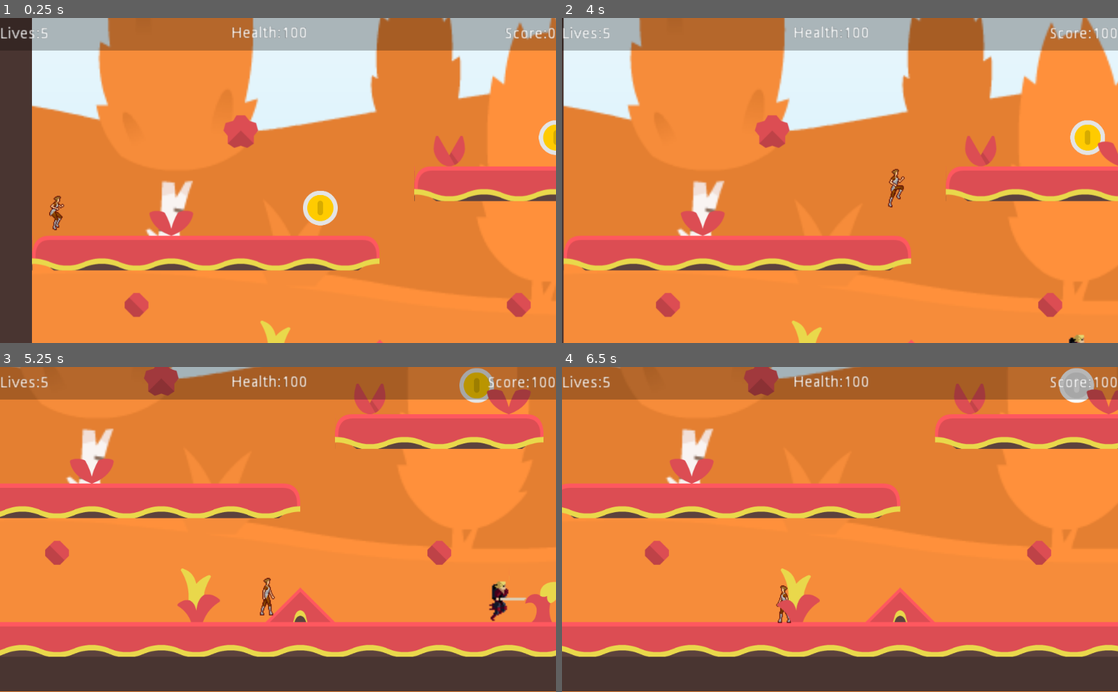
Above: before the commit, frames 1-4 (two rows, left to right).
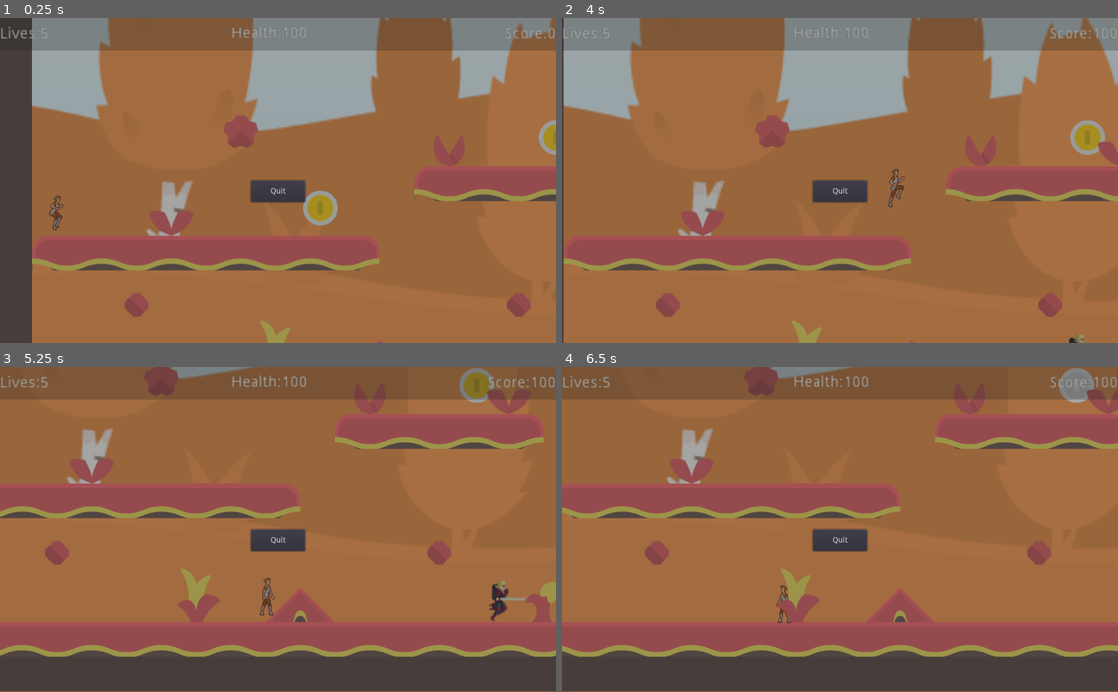
Above: after the commit, the same moments.

Repository: shinanhuang/04-2D-Platformer
Game: Godot game, scene res://Levels/Level1.tscn
Two runs of this game, one before a commit and one after it. Both use one fixed random seed, a clock stepped at 60 frames per second and the inputs below.
Inputs:
- Up to frame 1 (0.25 s): no input
- Up to frame 2 (4 s): hold D (right) 0.53-2.03 s; tap W (jump) at 0.77, 1.52, 3.02, 3.77 s; hold A (left) 2.03-2.78 s; hold D (right) from 2.78 s (still down)
- Up to frame 3 (5.25 s): tap Escape (menu) at 4.15 s; release D (right) at 4.28 s; hold A (left) 4.28-5.03 s; tap W (jump) at 4.52 s; hold D (right) from 5.03 s (still down)
- Up to frame 4 (6.5 s): release D (right) at 5.78 s; hold A (left) from 5.78 s (still down); tap W (jump) at 6.02 s

The runs differ from the first frame. In frame 1, 94% of the frame differs, in the area x 0-100%, y 0-100%; in frame 2, 99%; in frame 3, 88%; in frame 4, 88%.

Commit message:
With a not functioning In Game Menu

Diff:
--- a/Global.gd
+++ b/Global.gd
@@ -6,9 +6,22 @@
 var level = 1
 var max_health = 100
 var max_lives = 5
+var menu = null
 
 func _ready():
-	pass
+	pause_mode = Node.PAUSE_MODE_PROCESS
+
+func _unhandled_input(_event):
+	if Input.is_action_just_pressed("menu"):
+		if menu == null:
+			menu = get_node_or_null("/root/Game/UI/In_Game_Menu")
+		if menu != null:
+			if not menu.visible:
+				get_tree().paused = true
+				menu.show()
+			else:
+				get_tree().paused = false
+				menu.hide()
 
 func increase_score(s):
 	score += s
--- a/Levels/Level1.tscn
+++ b/Levels/Level1.tscn
@@ -13,6 +13,7 @@
 [ext_resource path="res://Levels/Portal.gd" type="Script" id=11]
 [ext_resource path="res://Assets/portal_start.png" type="Texture" id=12]
 [ext_resource path="res://Assets/Child's Nightmare.ogg" type="AudioStream" id=13]
+[ext_resource path="res://Levels/UI/In_Game_Menu.gd" type="Script" id=14]
 
 [sub_resource type="TileSet" id=51]
 0/name = "tilesheet_complete_2X.png 0"
@@ -335,4 +336,24 @@
 stream = ExtResource( 13 )
 autoplay = true
 
+[node name="CanvasLayer2" type="CanvasLayer" parent="."]
+
+[node name="In_Game_Menu" type="Control" parent="CanvasLayer2"]
+margin_right = 40.0
+margin_bottom = 40.0
+script = ExtResource( 14 )
+
+[node name="Menu_Background" type="ColorRect" parent="CanvasLayer2/In_Game_Menu"]
+margin_right = 1024.0
+margin_bottom = 600.0
+color = Color( 0.266667, 0.282353, 0.278431, 0.466667 )
+
+[node name="Quit" type="Button" parent="CanvasLayer2/In_Game_Menu"]
+margin_left = 462.0
+margin_top = 300.0
+margin_right = 562.0
+margin_bottom = 340.0
+text = "Quit"
+
 [connection signal="body_entered" from="Portal_to_2" to="Portal_to_2" method="_on_Portal_entered"]
+[connection signal="pressed" from="CanvasLayer2/In_Game_Menu/Quit" to="CanvasLayer2/In_Game_Menu" method="_on_Quit_pressed"]
--- /dev/null
+++ b/Levels/UI/In_Game_Menu.gd
@@ -0,0 +1,9 @@
+extends Control
+
+
+func _ready():
+	pass
+
+
+func _on_Quit_pressed():
+	get_tree().quit()
Not shown: 1 places in Levels/Level1.tscn that only renumber resources
